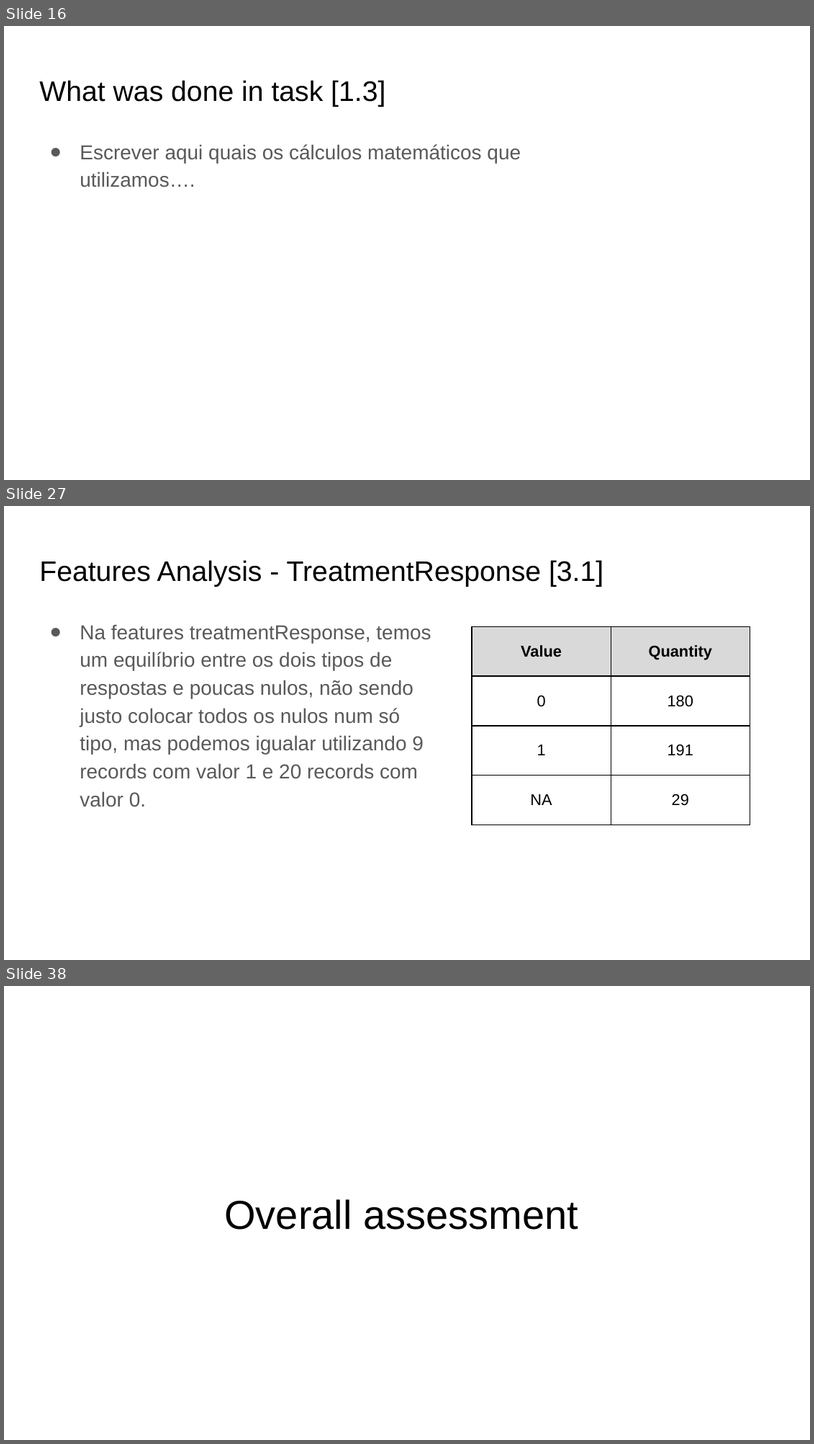
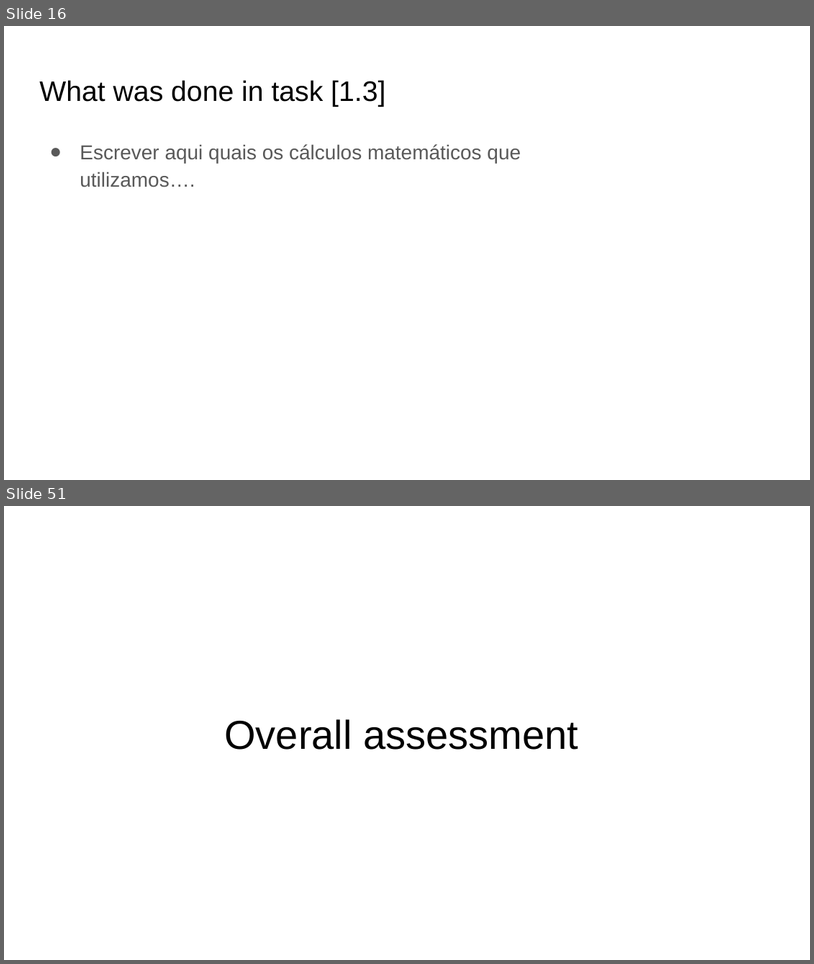
Before and after one commit to PedroFPeralta/FCT-ML-Nova-PRS2, a slide deck: ML@NOVA Team PRS.pptx. Shown one above the other, each under a label of ours: slides 16, 27 and 38 before the commit, slides 16 and 51 after it; the slides between them are not shown. The pictures are 814x1444 and 814x964 pixels, drawn with LibreOffice and Linux fonts; fonts in the diff are those of the drawing. Boxes give left, top, right and bottom in pixels: in the first picture for what was removed or moved away, otherwise in the second. Text is boxed around its words. In the diff, an @@ line names an element or a change of style, - is before the commit and + after.

```diff
--- a/ML@NOVA Team PRS.pptx
+++ b/ML@NOVA Team PRS.pptx
@@ slide 27 removed at [4, 506, 810, 960], background #FFFFFF @@
@@ title removed at [39, 560, 604, 587] @@
-Features Analysis - TreatmentResponse [3.1]
@@ text removed at [80, 625, 431, 807] @@
-● Na features treatmentResponse, temos um equilíbrio entre os dois tipos de respostas e poucas nulos, não sendo justo colocar todos os nulos num só tipo, mas podemos igualar utilizando 9 records com valor 1 e 20 records com valor 0.
@@ table removed at [472, 626, 751, 824], 4 rows, 2 columns @@
-Value | Quantity
-0 | 180
-1 | 191
-NA | 29
@@ what was slide 38 is now slide 51 @@
```
Also in this commit, not shown: 3 slides changed, 39 slides added, 25 other slides removed.
